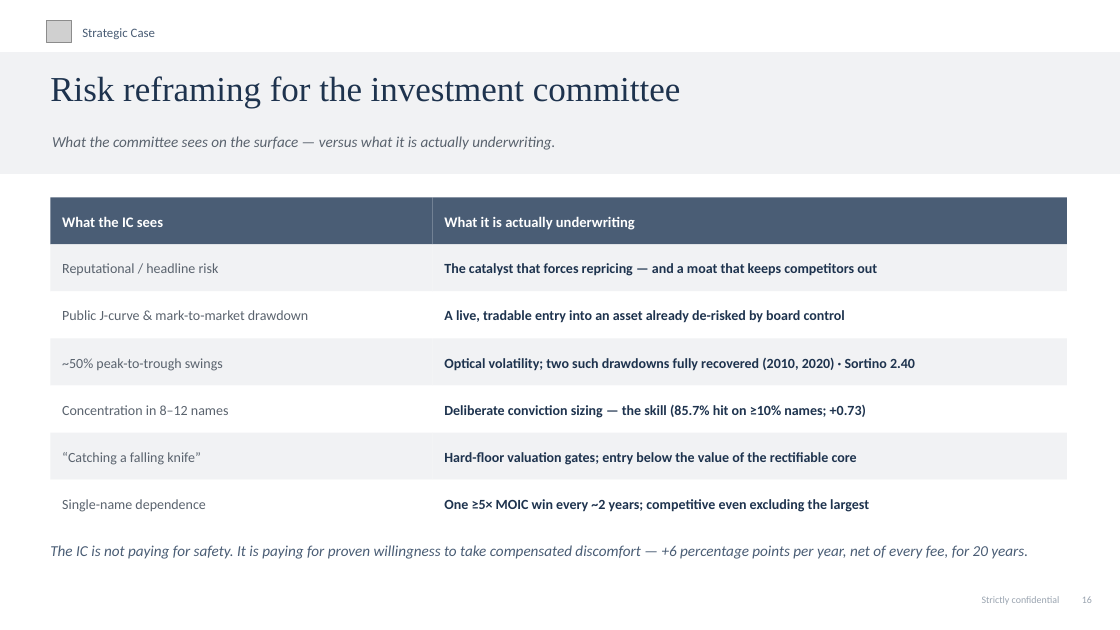
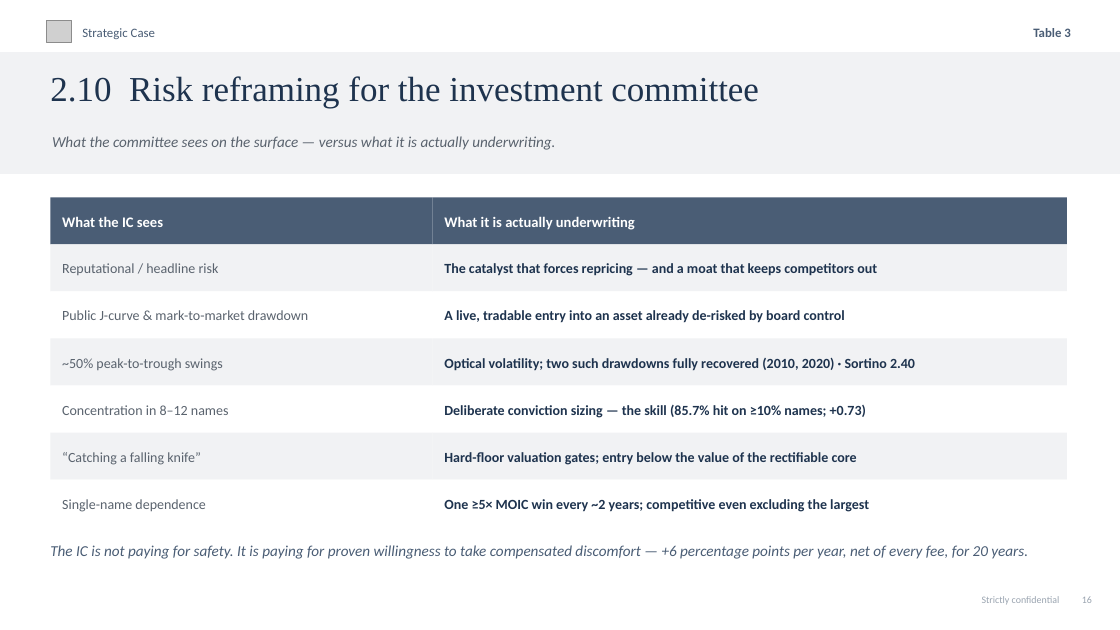
Before and after one commit to charette-lab/Claude, a slide deck: slide 19 of Athanase_Engaged_Ownership_Allocator_Deck.pptx. Drawn at 1120x630 pixels with LibreOffice and Linux fonts; fonts in the diff are those of the drawing; grey boxes stand for pictures. Boxes give left, top, right and bottom in pixels: in the first picture for what was removed or moved away, otherwise in the second. Text is boxed around its words. In the diff, an @@ line names an element or a change of style, - is before the commit and + after.

```diff
--- a/Athanase_Engaged_Ownership_Allocator_Deck.pptx
+++ b/Athanase_Engaged_Ownership_Allocator_Deck.pptx
@@ text added at box(1033, 28, 1070, 37), 11 pt, text #4A5D75, bold @@
+Table 3
@@ text at box(50, 76, 758, 108): text changed @@
-Risk reframing for the investment committee
+2.10 Risk reframing for the investment committee
```
Also in this commit, not shown: 21 other slides changed, 1 other file.
